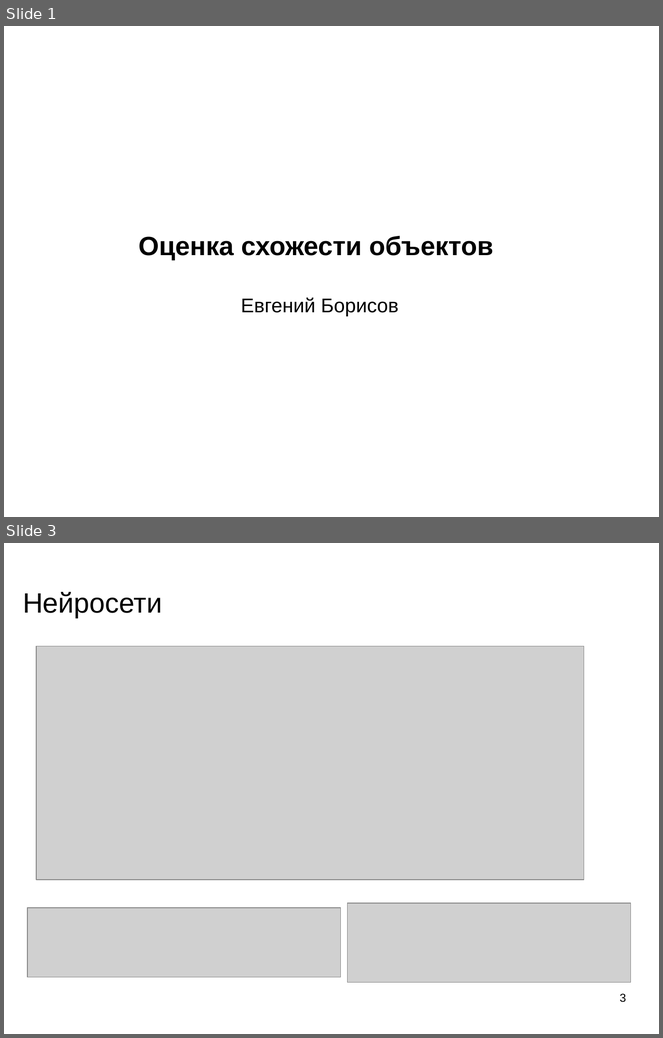
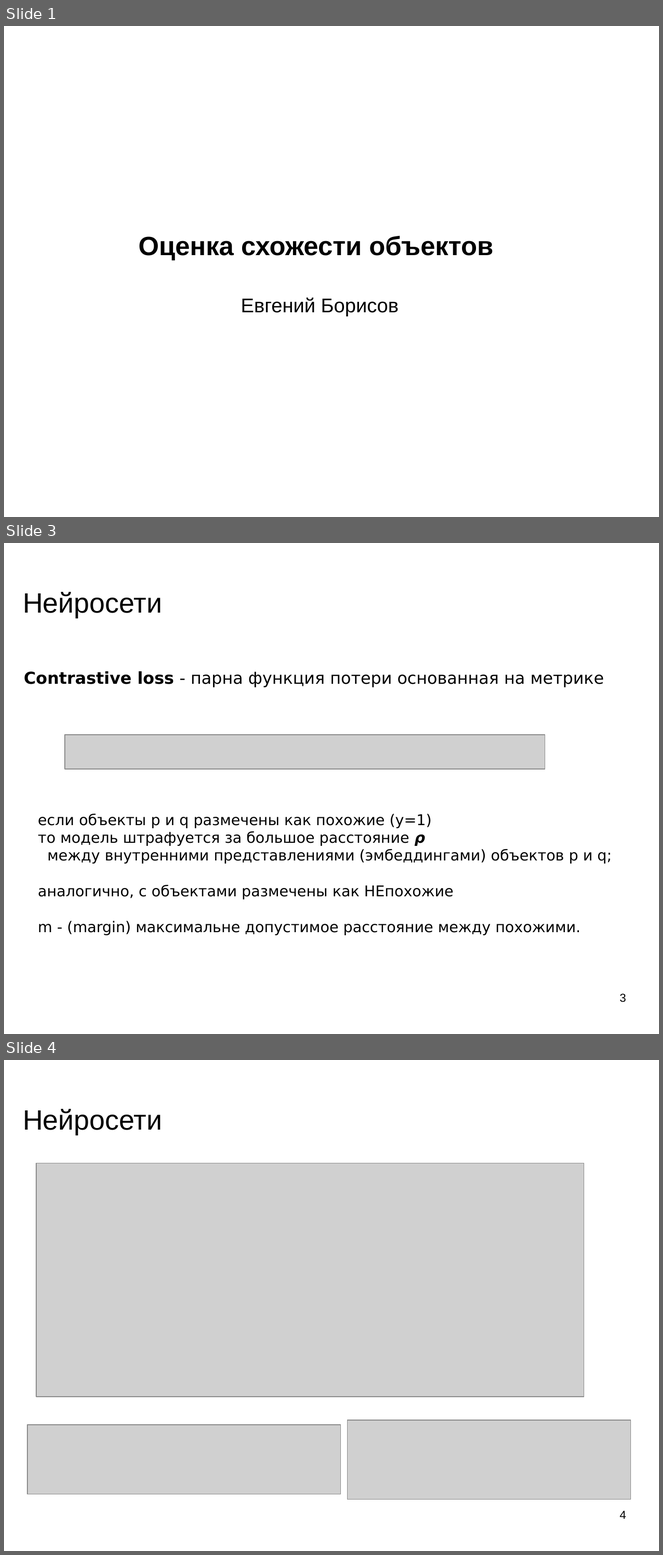
Before and after one commit to mechanoid5/ml_lectorium_legacy, a slide deck: 32-siamese.odp. Shown one above the other, each under a label of ours: slides 1 and 3 before the commit, slides 1, 3 and 4 after it; the slides between them are not shown. The pictures are 663x1038 and 663x1555 pixels, drawn with LibreOffice and Linux fonts; fonts in the diff are those of the drawing; grey boxes stand for pictures; background and template pictures are left out. Boxes give left, top, right and bottom in pixels: in the first picture for what was removed or moved away, otherwise in the second. Text is boxed around its words. In the diff, an @@ line names an element or a change of style, - is before the commit and + after.

```diff
--- a/32-siamese.odp
+++ b/32-siamese.odp
@@ slide 3 added at [4, 543, 659, 1034], background picture (left out) @@
@@ title added at [23, 592, 162, 618], 33.9 pt, text #000000 @@
+Нейросети
@@ text added at [24, 671, 605, 688], 20 pt, text #000000 @@
+Contrastive loss - парна функция потери основанная на метрике
@@ picture added at [65, 735, 545, 770] @@
@@ text added at [38, 814, 612, 936], 18 pt, text #000000 @@
+если объекты p и q размечены как похожие (y=1)
+то модель штрафуется за большое расстояние ρ
+между внутренними представлениями (эмбеддингами) объектов p и q;
+аналогично, с объектами размечены как НЕпохожие
+m - (margin) максимальне допустимое расстояние между похожими.
@@ page number added at [620, 994, 626, 1003], 14 pt, text #000000 @@
+3
@@ what was slide 3 is now slide 4 @@
@@ page number at [620, 1511, 626, 1519]: text changed @@
-3
+4
```
Also in this commit, not shown: 2 other slides added, 1 slide removed, 1 other file.
